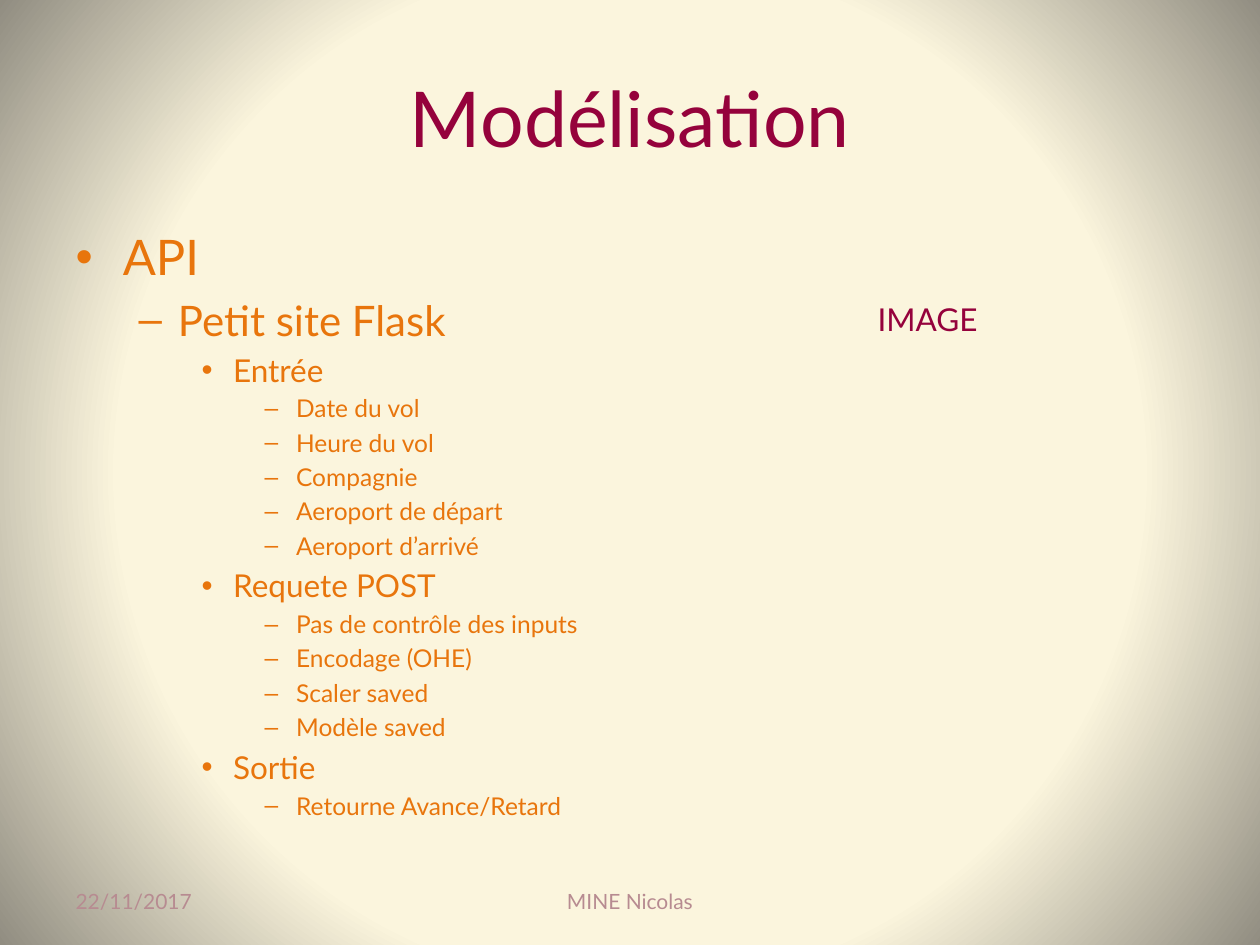
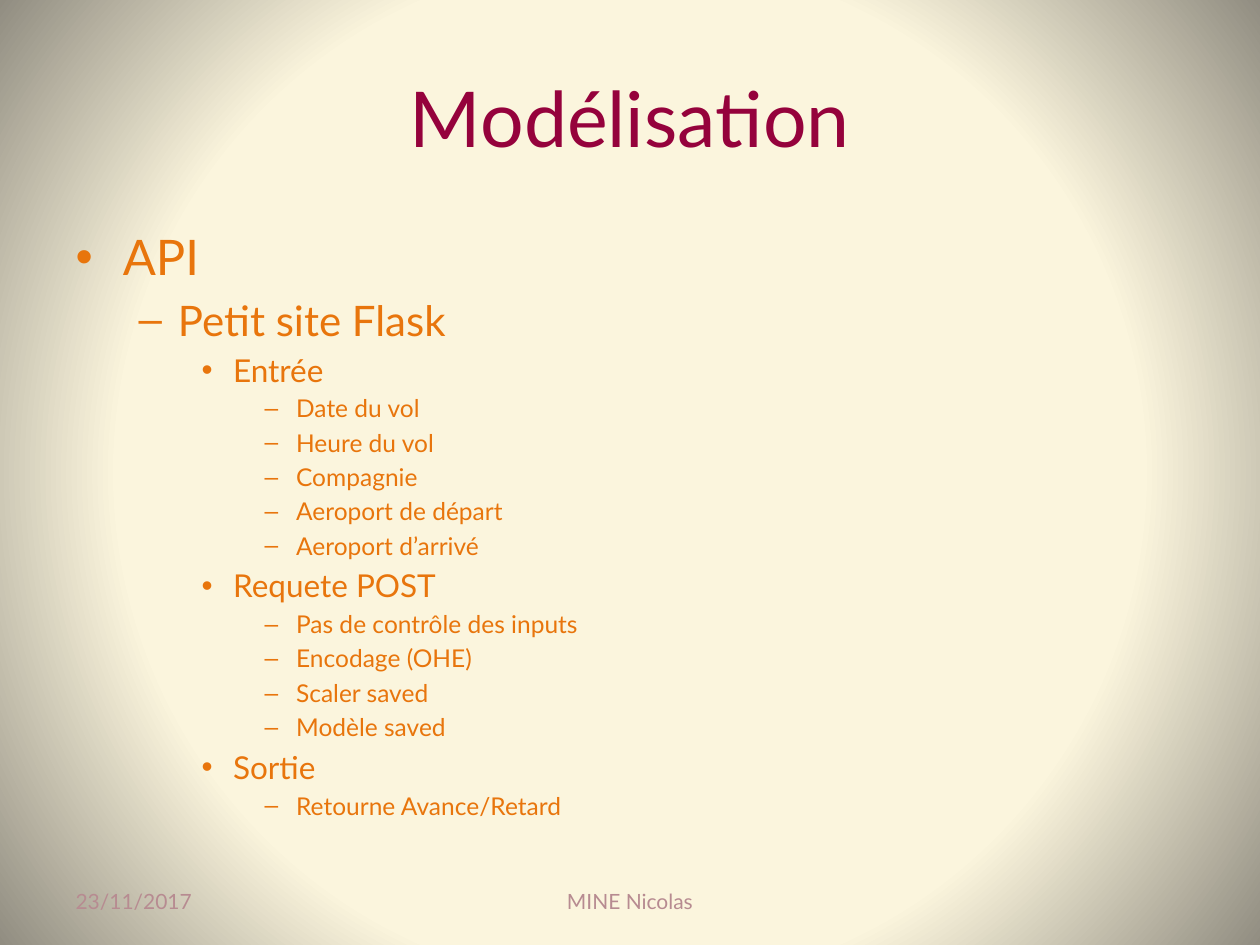
Before and after one commit to Coni63/OC_DS, a slide deck: slide 19 of P4/Presentation-projet_4.pptx. Drawn at 1260x945 pixels with LibreOffice and Linux fonts; fonts in the diff are those of the drawing. Boxes give left, top, right and bottom in pixels: in the first picture for what was removed or moved away, otherwise in the second. Text is boxed around its words. In the diff, an @@ line names an element or a change of style, - is before the commit and + after.

```diff
--- a/P4/Presentation-projet_4.pptx
+++ b/P4/Presentation-projet_4.pptx
@@ text removed at <box>878,308,978,332</box> @@
-IMAGE
@@ text at <box>76,894,192,909</box>: text changed @@
-22/11/2017
+23/11/2017
```
Also in this commit, not shown: 19 other slides changed, 1 other file.
